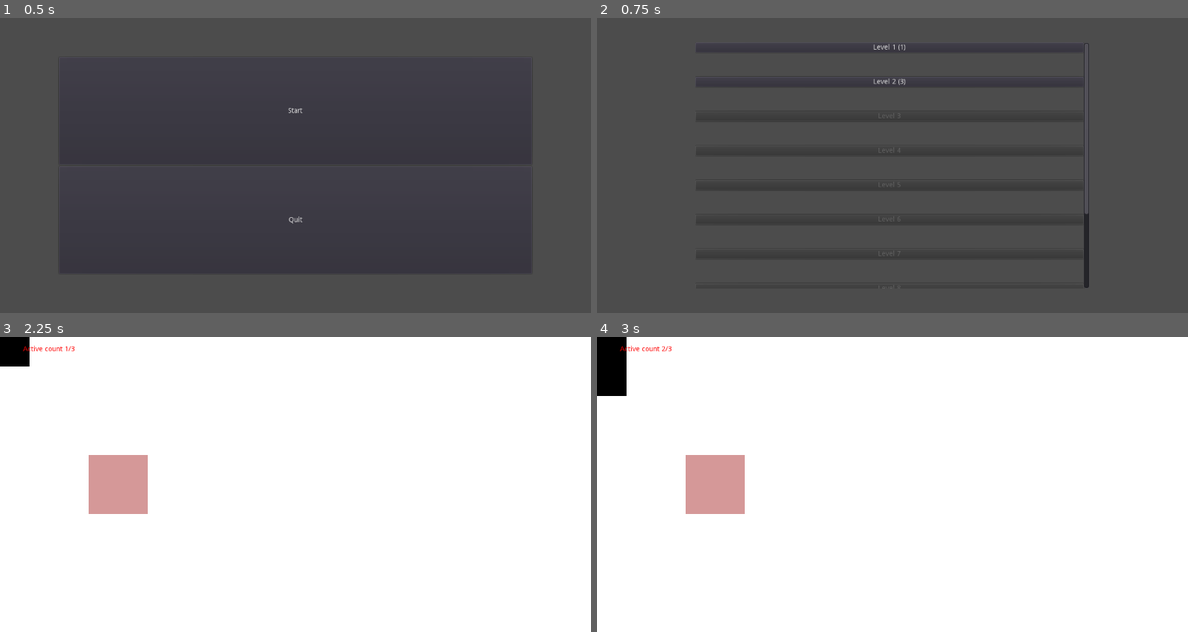
Above: before the commit, frames 1-4 (two rows, left to right).
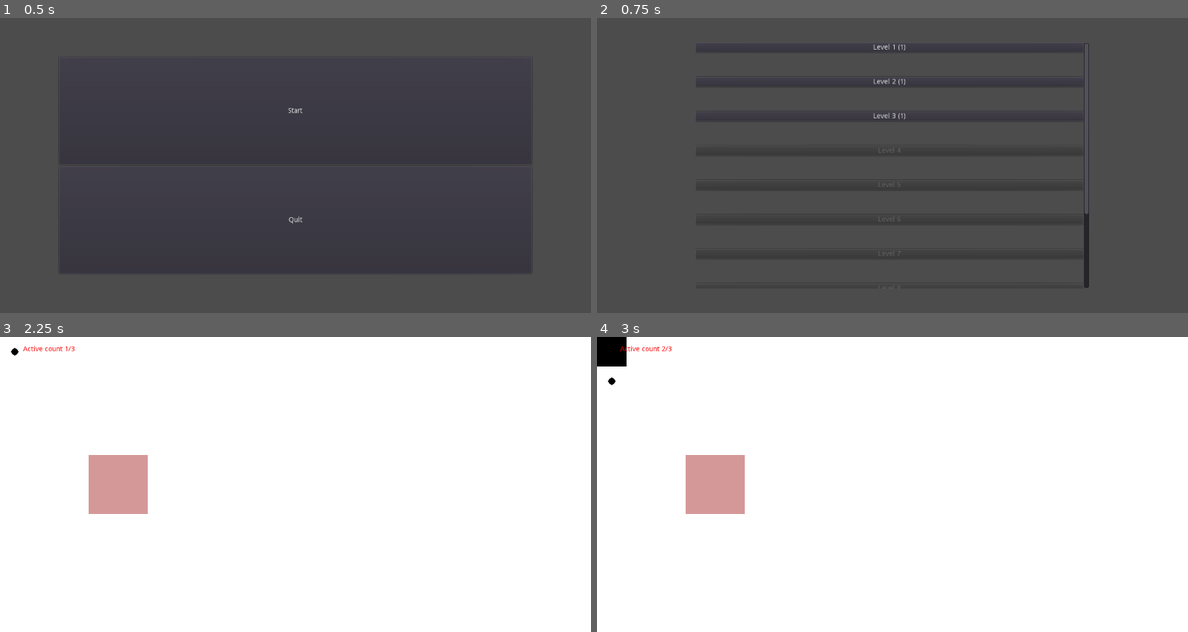
Above: after the commit, the same moments.

Repository: sisipun/SleepyCity
Game: Godot game, scene res://scenes/MainMenu.tscn
Two runs of this game, one before a commit and one after it. Both use one fixed random seed, a clock stepped at 60 frames per second and the inputs below.
Inputs (mouse positions are in pixels of both pictures, inside the frame that each line leads up to):
- Up to frame 1 (0.5 s): no input
- Up to frame 2 (0.75 s): click "Start" at 0.5 s
- Up to frame 3 (2.25 s): click "Level 1 (1)" at 1.25 s; tap Enter at 2 s; move the mouse to (11, 351) at 2.02 s; click (11, 351) at 2.17 s
- Up to frame 4 (3 s): tap Space at 2.75 s; move the mouse to (608, 381) at 2.77 s; click (608, 381) at 2.92 s

Frame 1 is identical in both runs. In frame 2, less than 0.1% of the frame differs, in the area x 46-53%, y 20-35%; in frame 3, 0.5%, in the area x 0-5%, y 0-10%; in frame 4, 0.5%.

Commit message:
Add cell animation

Diff:
--- a/saves/levels.json
+++ b/saves/levels.json
@@ -1 +1 @@
-[{"alive_max_count":3,"attempt_count":1,"born_condition":[3] …(162 unchanged characters)… 0},{"alive_max_count":3,"attempt_count":3,"born_condition":[3],"completed":true,"height":10,"opened":true,"step_count":1,"survive_condition":[2,3],"targets":[{"x":4,"y":4},{"x":4,"y":5},{"x":4,"y":6}],"width":20},{"alive_max_count":4,"attempt_count":0,"born_condition":[3],"completed":false,"height":10,"opened":true,"step_count":2,"survive_condition":[2,3],"targets":[{"x":3,"y":4},{"x":3,"y":5},{"x":4,"y":4},{"x":4,"y":5},{"x":5,"y":4},{"x":5,"y":5}],"width":20},{"alive_max_count":3,"attempt_count":0,"born_condition":[3],"completed":false,"height":10,"opened":false,"step_count":1,"survive_condition":[2, …(1553 unchanged characters)…
+[{"alive_max_count":3,"attempt_count":1,"born_condition":[3] …(162 unchanged characters)… 0},{"alive_max_count":3,"attempt_count":1,"born_condition":[3],"completed":true,"height":10,"opened":true,"step_count":1,"survive_condition":[2,3],"targets":[{"x":4,"y":4},{"x":4,"y":5},{"x":4,"y":6}],"width":20},{"alive_max_count":4,"attempt_count":1,"born_condition":[3],"completed":true,"height":10,"opened":true,"step_count":2,"survive_condition":[2,3],"targets":[{"x":3,"y":4},{"x":3,"y":5},{"x":4,"y":4},{"x":4,"y":5},{"x":5,"y":4},{"x":5,"y":5}],"width":20},{"alive_max_count":3,"attempt_count":0,"born_condition":[3],"completed":false,"height":10,"opened":true,"step_count":1,"survive_condition":[2, …(1553 unchanged characters)…
--- a/scenes/Cell.tscn
+++ b/scenes/Cell.tscn
@@ -1,15 +1,65 @@
-[gd_scene load_steps=3 format=2]
+[gd_scene load_steps=31 format=2]
 
 [ext_resource path="res://scripts/Cell.gd" type="Script" id=1]
+[ext_resource path="res://assets/target_cell.png" type="Texture" id=2]
+[ext_resource path="res://assets/dead/dead_01.png" type="Texture" id=3]
+[ext_resource path="res://assets/dead/dead_02.png" type="Texture" id=4]
+[ext_resource path="res://assets/dead/dead_03.png" type="Texture" id=5]
+[ext_resource path="res://assets/dead/dead_04.png" type="Texture" id=6]
+[ext_resource path="res://assets/dead/dead_05.png" type="Texture" id=7]
+[ext_resource path="res://assets/dead/dead_06.png" type="Texture" id=8]
+[ext_resource path="res://assets/dead/dead_07.png" type="Texture" id=9]
+[ext_resource path="res://assets/dead/dead_08.png" type="Texture" id=10]
+[ext_resource path="res://assets/dead/dead_09.png" type="Texture" id=11]
+[ext_resource path="res://assets/dead/dead_10.png" type="Texture" id=12]
+[ext_resource path="res://assets/dead/dead_11.png" type="Texture" id=13]
+[ext_resource path="res://assets/dead/dead_12.png" type="Texture" id=14]
+[ext_resource path="res://assets/dead/dead_13.png" type="Texture" id=15]
+[ext_resource path="res://assets/alive/alive_01.png" type="Texture" id=16]
+[ext_resource path="res://assets/alive/alive_02.png" type="Texture" id=17]
+[ext_resource path="res://assets/alive/alive_03.png" type="Texture" id=18]
+[ext_resource path="res://assets/alive/alive_04.png" type="Texture" id=19]
+[ext_resource path="res://assets/alive/alive_05.png" type="Texture" id=20]
+[ext_resource path="res://assets/alive/alive_06.png" type="Texture" id=21]
+[ext_resource path="res://assets/alive/alive_07.png" type="Texture" id=22]
+[ext_resource path="res://assets/alive/alive_08.png" type="Texture" id=23]
+[ext_resource path="res://assets/alive/alive_09.png" type="Texture" id=24]
+[ext_resource path="res://assets/alive/alive_10.png" type="Texture" id=25]
+[ext_resource path="res://assets/alive/alive_11.png" type="Texture" id=26]
+[ext_resource path="res://assets/alive/alive_12.png" type="Texture" id=27]
+[ext_resource path="res://assets/alive/alive_13.png" type="Texture" id=28]
 
 [sub_resource type="RectangleShape2D" id=1]
+
+[sub_resource type="SpriteFrames" id=2]
+animations = [ {
+"frames": [ ExtResource( 2 ) ],
+"loop": false,
+"name": "target",
+"speed": 60.0
+}, {
+"frames": [ ExtResource( 3 ), ExtResource( 4 ), ExtResource( 5 ), ExtResource( 6 ), ExtResource( 7 ), ExtResource( 8 ), ExtResource( 9 ), ExtResource( 10 ), ExtResource( 11 ), ExtResource( 12 ), ExtResource( 13 ), ExtResource( 14 ), ExtResource( 15 ) ],
+"loop": false,
+"name": "dead",
+"speed": 60.0
+}, {
+"frames": [ ExtResource( 16 ), ExtResource( 17 ), ExtResource( 18 ), ExtResource( 19 ), ExtResource( 20 ), ExtResource( 21 ), ExtResource( 22 ), ExtResource( 23 ), ExtResource( 24 ), ExtResource( 25 ), ExtResource( 26 ), ExtResource( 27 ), ExtResource( 28 ) ],
+"loop": false,
+"name": "alive",
+"speed": 60.0
+} ]
 
 [node name="Cell" type="Area2D"]
 gravity_vec = Vector2( -0.75, 1 )
 script = ExtResource( 1 )
 
 [node name="Sprite" type="Sprite" parent="."]
+visible = false
 
 [node name="Collision" type="CollisionShape2D" parent="."]
 shape = SubResource( 1 )
+
+[node name="AnimatedSprite" type="AnimatedSprite" parent="."]
+frames = SubResource( 2 )
+animation = "New Anim"
 [connection signal="input_event" from="." to="." method="_on_input_event"]
--- a/scripts/Cell.gd
+++ b/scripts/Cell.gd
@@ -6,11 +6,12 @@
 
 signal clicked(coord_x, coord_y)
 
+const sprite_size = 1024
+
+#var alive_texture = preload("res://assets/alive_cell.png")
+#var dead_texture = preload("res://assets/dead_cell.png")
+#var target_texture = preload("res://assets/target_cell.png")
 export var type = Type.DEAD
-
-var alive_texture = preload("res://assets/alive_cell.png")
-var dead_texture = preload("res://assets/dead_cell.png")
-var target_texture = preload("res://assets/target_cell.png")
 var coord_x = 0
 var coord_y = 0
 
@@ -19,13 +20,14 @@
 	self.coord_y = coord_y
 	self.position = position
 	set_type(type)
-	var current_size = $Sprite.texture.get_size()
 	$Collision.shape.extents = Vector2(size.x / 2, size.y / 2)
-	$Sprite.scale = Vector2(size.x / current_size.x, size.y / current_size.y)
-	$Sprite.modulate.a = alpha
+	$AnimatedSprite.scale = Vector2(size.x / sprite_size, size.y / sprite_size)
+	$AnimatedSprite.modulate.a = alpha
+	$AnimatedSprite.frame = $AnimatedSprite.frames.get_frame_count($AnimatedSprite.animation) - 1
 	return self
 
 func _ready():
+	$AnimatedSprite.play()
 	set_type(type)
 
 func _on_input_event(viewport, event, shape_idx):
@@ -35,11 +37,11 @@
 func set_type(type):
 	self.type = type
 	if self.type == Type.ALIVE:
-		$Sprite.set_texture(alive_texture)
+		$AnimatedSprite.animation = "alive"
 	elif self.type == Type.DEAD:
-		$Sprite.set_texture(dead_texture)
+		$AnimatedSprite.animation = "dead"
 	elif self.type == Type.TARGET:
-		$Sprite.set_texture(target_texture)
+		$AnimatedSprite.animation = "target"
 
 func is_alive():
 	return type == Type.ALIVE
Binary file added: assets/alive/alive_01.png
Not shown, added: assets/alive/alive_01.png.import
Binary file added: assets/alive/alive_02.png
Not shown, added: assets/alive/alive_02.png.import
Binary file added: assets/alive/alive_03.png
Not shown, added: assets/alive/alive_03.png.import
Binary file added: assets/alive/alive_04.png
Not shown, added: assets/alive/alive_04.png.import
Binary file added: assets/alive/alive_05.png
Not shown, added: assets/alive/alive_05.png.import
Binary file added: assets/alive/alive_06.png
Not shown, added: assets/alive/alive_06.png.import
(and 40 more such lines)
